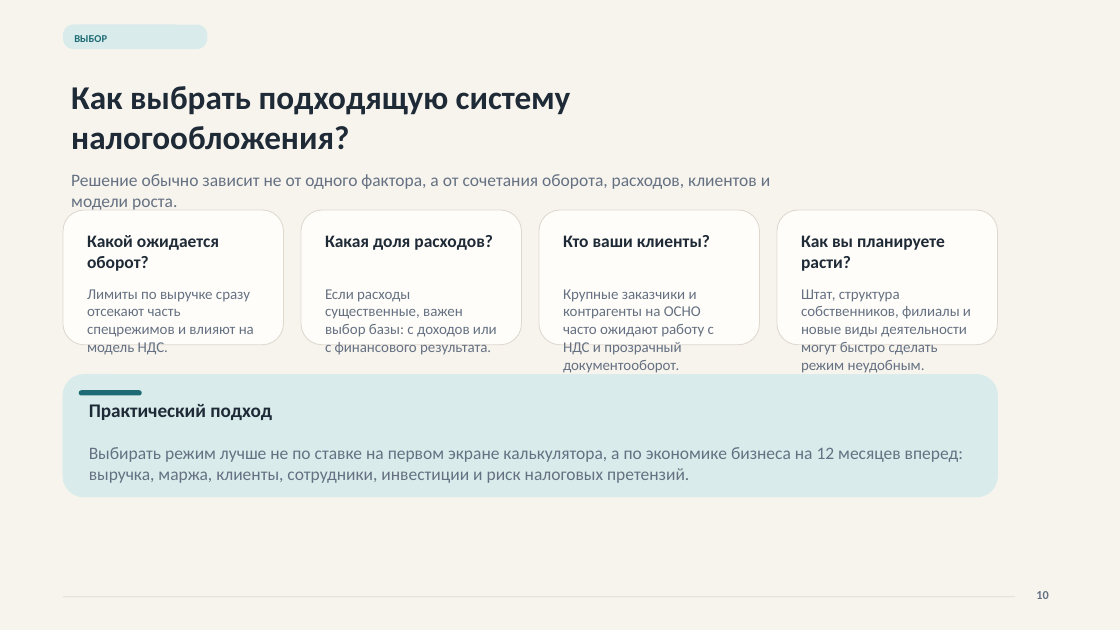
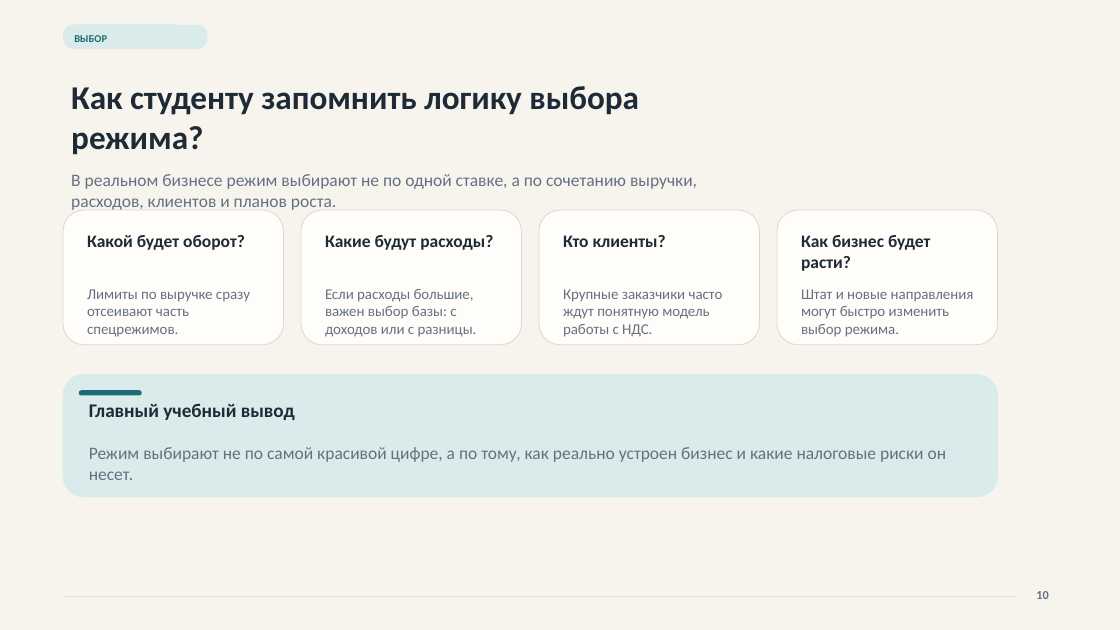
Before and after one commit to NeVika2026/nevikahub, a slide deck: slide 10 of ekaterina-tax-students/assets/tax-systems-ekaterina.pptx. Drawn at 1120x630 pixels with LibreOffice and Linux fonts; fonts in the diff are those of the drawing. Boxes give left, top, right and bottom in pixels: in the first picture for what was removed or moved away, otherwise in the second. Text is boxed around its words. In the diff, an @@ line names an element or a change of style, - is before the commit and + after.

```diff
--- a/ekaterina-tax-students/assets/tax-systems-ekaterina.pptx
+++ b/ekaterina-tax-students/assets/tax-systems-ekaterina.pptx
@@ text at <box>71,86,639,155</box>: text changed @@
-Как выбрать подходящую систему налогообложения?
+Как студенту запомнить логику выбора режима?
@@ text at <box>71,174,697,210</box>: text changed @@
-Решение обычно зависит не от одного фактора, а от сочетания оборота, расходов, клиентов и модели роста.
+В реальном бизнесе режим выбирают не по одной ставке, а по сочетанию выручки, расходов, клиентов и планов роста.
@@ text at <box>87,235,245,250</box>: text changed @@
-Какой ожидается оборот?
+Какой будет оборот?
@@ text at <box>325,235,493,250</box>: text changed @@
-Какая доля расходов?
+Какие будут расходы?
@@ text at <box>563,235,666,247</box>: text changed @@
-Кто ваши клиенты?
+Кто клиенты?
@@ text at <box>801,235,930,271</box>: text changed @@
-Как вы планируете расти?
+Как бизнес будет расти?
@@ text at <box>87,289,250,337</box>: text changed @@
-Лимиты по выручке сразу отсекают часть спецрежимов и влияют на модель НДС.
+Лимиты по выручке сразу отсеивают часть спецрежимов.
@@ text at <box>325,289,477,337</box>: text changed @@
-Если расходы существенные, важен выбор базы: с доходов или с финансового результата.
+Если расходы большие, важен выбор базы: с доходов или с разницы.
@@ text at <box>563,289,723,337</box>: text changed @@
-Крупные заказчики и контрагенты на ОСНО часто ожидают работу с НДС и прозрачный документооборот.
+Крупные заказчики часто ждут понятную модель работы с НДС.
@@ text at <box>801,289,974,337</box>: text changed @@
-Штат, структура собственников, филиалы и новые виды деятельности могут быстро сделать режим неудобным.
+Штат и новые направления могут быстро изменить выбор режима.
@@ text at <box>89,403,295,420</box>: text changed @@
-Практический подход
+Главный учебный вывод
@@ text at <box>89,447,947,480</box>: text changed @@
-Выбирать режим лучше не по ставке на первом экране калькулятора, а по экономике бизнеса на 12 месяцев вперед: выручка, маржа, клиенты, сотрудники, инвестиции и риск налоговых претензий.
+Режим выбирают не по самой красивой цифре, а по тому, как реально устроен бизнес и какие налоговые риски он несет.
```
Also in this commit, not shown: 14 other slides changed, 3 other files.
